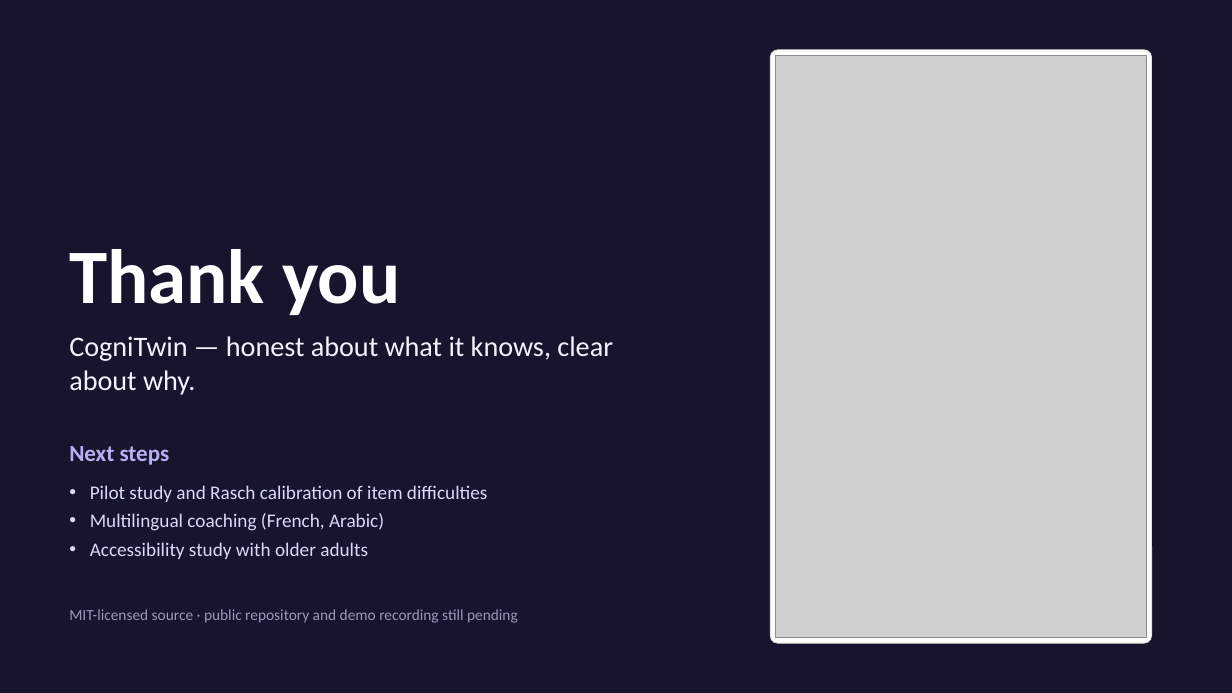
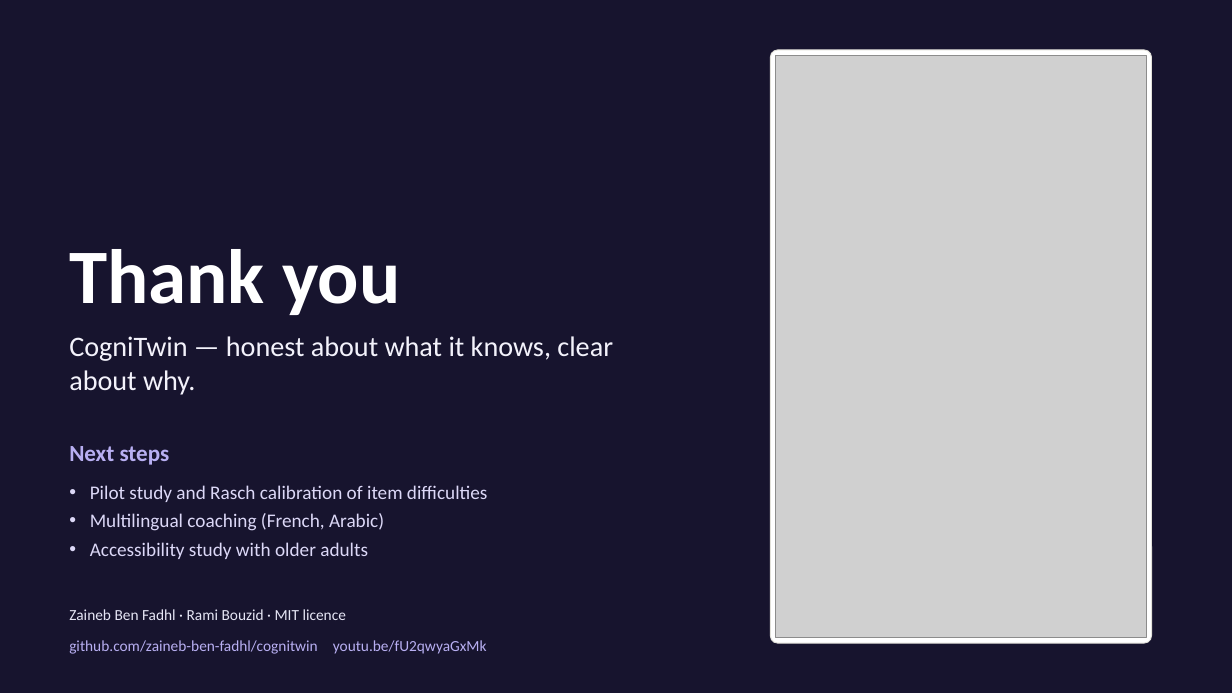
Before and after one commit to zaineb-ben-fadhl/cognitwin, a slide deck: slide 15 of deliverables/CogniTwin-pitch.pptx. Drawn at 1232x693 pixels with LibreOffice and Linux fonts; fonts in the diff are those of the drawing; grey boxes stand for pictures. Boxes give left, top, right and bottom in pixels: in the first picture for what was removed or moved away, otherwise in the second. Text is boxed around its words. In the diff, an @@ line names an element or a change of style, - is before the commit and + after.

```diff
--- a/deliverables/CogniTwin-pitch.pptx
+++ b/deliverables/CogniTwin-pitch.pptx
@@ text at (69,609,346,620): text changed; text colour #9C98B8 to #E6E6F5 @@
-MIT-licensed source · public repository and demo recording still pending
+Zaineb Ben Fadhl · Rami Bouzid · MIT licence
@@ text added at (69,640,317,654), 12 pt, text #B8AFF2 @@
+github.com/zaineb-ben-fadhl/cognitwin
@@ text added at (333,640,487,654), 12 pt, text #B8AFF2 @@
+youtu.be/fU2qwyaGxMk
```
Also in this commit, not shown: 3 other slides changed, 6 other files.
